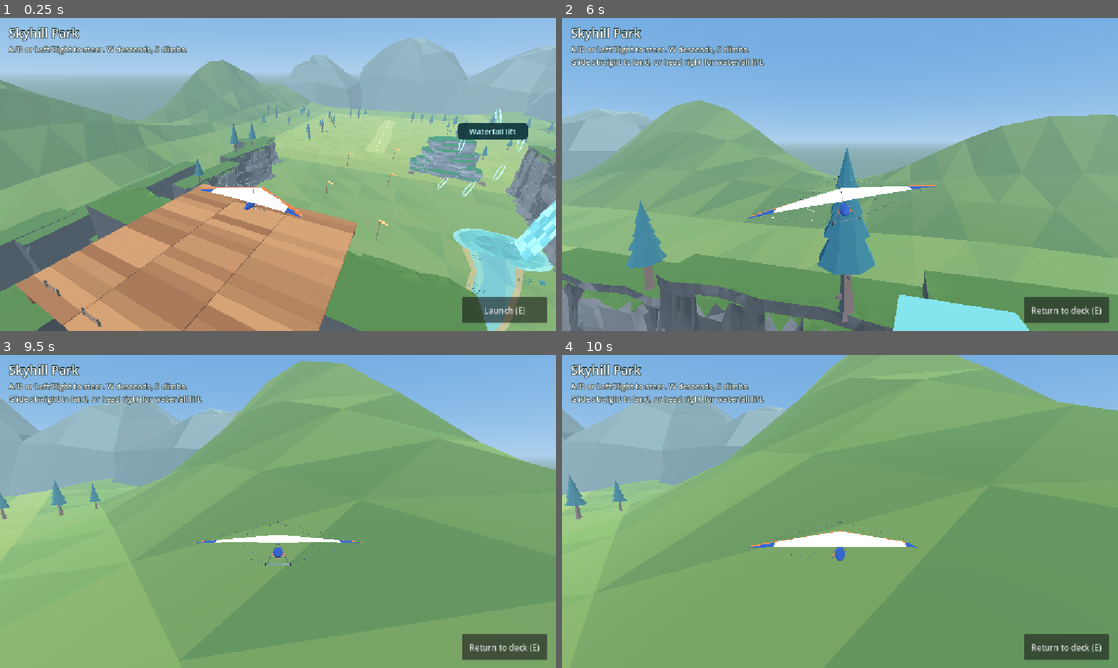
Above: before the commit, frames 1-4 (two rows, left to right).
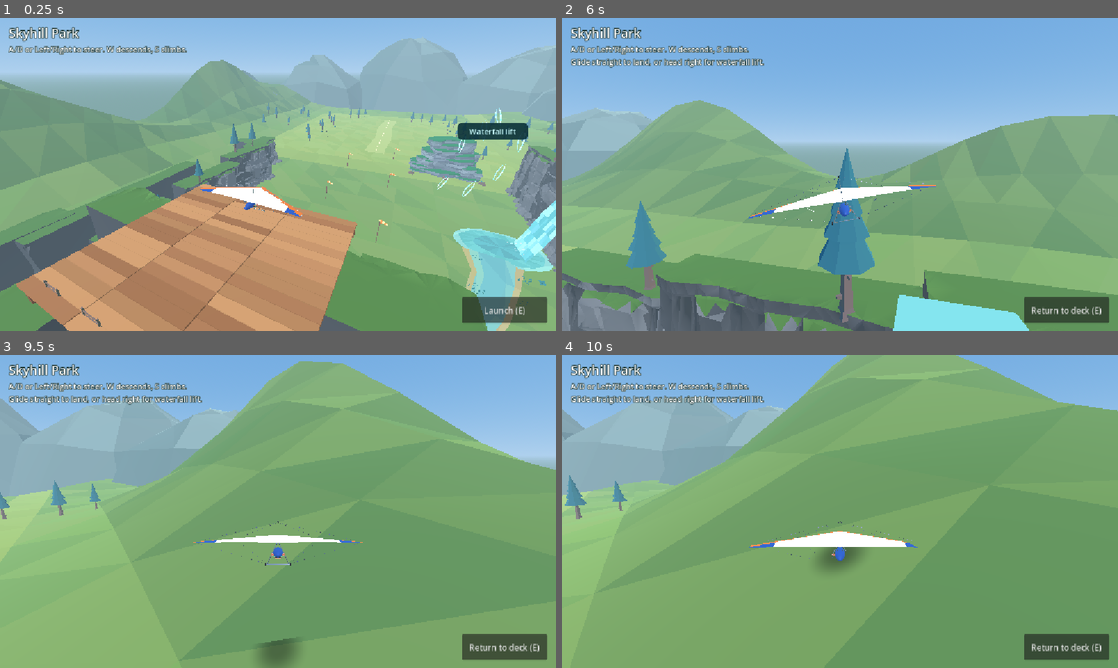
Above: after the commit, the same moments.

Repository: WillowbrookGame/willowbrook
Game: Godot game, scene res://game/skyhill/skyhill.tscn
Same seed, same stepped clock (60 frames per second), same inputs: the game is played once before the commit and once after it. This scene is started directly instead of the project's main scene.
Inputs (mouse positions are in pixels of both pictures, inside the frame that each line leads up to):
- Up to frame 1 (0.25 s): no input
- Up to frame 2 (6 s): click "Launch (E)" at 0.5 s; click "Return to deck (E)" at 1.25 s; click "Launch (E)" at 2 s; tap Enter at 2.75, 4.35 s; move the mouse to (962, 158) at 2.77 s; hold Right (ui_right) 2.78-3.5 s; tap R at 2.85, 4.55, 5.85 s; click (962, 158) at 2.92 s; tap Space at 3.02 s; drag from (728, 190) to (812, 237) at 3.52 s; move the mouse to (895, 105) at 4.27 s; hold Right (ui_right) 4.28-5 s; drag from (812, 237) to (673, 127) at 5.02 s; move the mouse to (1006, 221) at 5.77 s; hold Left (ui_left) from 5.78 s (still down)
- Up to frame 3 (9.5 s): tap Space at 6.02, 9.02 s; release Left (ui_left) at 6.5 s; drag from (111, 464) to (194, 433) at 6.52 s; move the mouse to (305, 511) at 7.27 s; hold Down (ui_down) 7.28-8 s; tap C at 7.35 s; click (305, 511) at 7.42 s; tap R at 7.55, 9.05 s; drag from (194, 433) to (166, 527) at 8.02 s; move the mouse to (400, 495) at 8.77 s; hold Up (ui_up) from 8.78 s (still down); tap M at 8.85 s
- Up to frame 4 (10 s): release Up (ui_up) at 9.5 s; drag from (728, 527) to (812, 574) at 9.52 s

Frames 1-2 are identical in both runs. In frame 3, 0.6% of the frame differs, in the area x 46-54%, y 90-100%; in frame 4, 0.4%.

Commit message:
Finish Skyhill standalone shadow and focus safety

Diff:
--- /dev/null
+++ b/game/skyhill/ground_shadow.gd
@@ -0,0 +1,50 @@
+extends MeshInstance3D
+## A soft landing cue that works with the Compatibility renderer without cast shadows.
+
+const MATERIAL_SHADER := preload("res://game/skyhill/ground_shadow.gdshader")
+const MAX_HEIGHT := 36.0
+const MIN_GROUND_UP := 0.66
+const SURFACE_OFFSET := 0.035
+
+@export var subject: Node3D
+@export_flags_3d_physics var ground_mask := 1
+var _material := ShaderMaterial.new()
+var _ray := PhysicsRayQueryParameters3D.new()
+
+func _ready() -> void:
+	# Sample the new glider pose after the flight controller steps.
+	process_physics_priority = 10
+	var plane := PlaneMesh.new()
+	plane.size = Vector2(2.0, 2.0)
+	mesh = plane
+	_material.shader = MATERIAL_SHADER
+	material_override = _material
+	cast_shadow = GeometryInstance3D.SHADOW_CASTING_SETTING_OFF
+	hide()
+
+func set_active(active: bool) -> void:
+	set_physics_process(active)
+	if not active:
+		hide()
+
+func _physics_process(_delta: float) -> void:
+	project_at(get_world_3d().direct_space_state, subject.global_position)
+
+func project_at(space: PhysicsDirectSpaceState3D, origin: Vector3) -> void:
+	_ray.from = origin
+	_ray.to = origin + Vector3.DOWN * MAX_HEIGHT
+	_ray.collision_mask = ground_mask
+	var hit := space.intersect_ray(_ray)
+	if hit.is_empty() or hit.normal.y < MIN_GROUND_UP:
+		hide()
+		return
+	var up: Vector3 = hit.normal.normalized()
+	var forward := Vector3.FORWARD.slide(up).normalized()
+	var right := forward.cross(up)
+	var height: float = origin.y - hit.position.y
+	var high := smoothstep(3.0, MAX_HEIGHT, height)
+	var size := lerpf(1.7, 2.8, high)
+	_material.set_shader_parameter("opacity", 0.46 * (1.0 - high))
+	global_transform = Transform3D(Basis(right, up, -forward).scaled(Vector3.ONE * size),
+		hit.position + up * SURFACE_OFFSET)
+	show()
--- /dev/null
+++ b/game/skyhill/ground_shadow.gdshader
@@ -0,0 +1,10 @@
+shader_type spatial;
+render_mode unshaded, cull_disabled, depth_draw_never, shadows_disabled, fog_disabled;
+
+uniform float opacity = 0.0;
+
+void fragment() {
+	float radius = length(UV * 2.0 - 1.0);
+	ALBEDO = vec3(0.09, 0.13, 0.10);
+	ALPHA = opacity * (1.0 - smoothstep(0.16, 1.0, radius));
+}
--- a/game/skyhill/skyhill.gd
+++ b/game/skyhill/skyhill.gd
@@ -10,6 +10,7 @@
 const COURSE_MASK := 1
 const POLE_MASK := 2
 const WING_OFFSET := Vector3(0.0, 0.65, 0.75)
+const FLIGHT_KEYS := [KEY_A, KEY_D, KEY_LEFT, KEY_RIGHT, KEY_W, KEY_S, KEY_UP, KEY_DOWN]
 const CLIMB_ABOVE_LAUNCH := 4.0
 const KEY_HINT := "A/D or Left/Right to steer. W descends, S climbs."
 const TOUCH_HINT := "Drag left/right to steer, up to descend, down to climb."
@@ -46,6 +47,15 @@
 var _pole_wing := BoxShape3D.new()
 var _pole_query := PhysicsShapeQueryParameters3D.new()
 
+var _flight_keys := {}
+var _app_unfocused := false
+var _tab_hidden := false
+var _paused := false
+var _pause_prompt := ""
+var _pause_action := ""
+var _document: JavaScriptObject
+var _visibility_callback: JavaScriptObject
+
 func _ready() -> void:
 	var rider := AVATARS.instantiate(AVATARS.DEFAULT)
 	$Glider/RiderAnchor.add_child(rider)
@@ -60,6 +70,23 @@
 	_pole_query.collision_mask = POLE_MASK
 	_on_deck()
 
+	if OS.has_feature("web"):
+		_document = JavaScriptBridge.get_interface("document")
+		if _document != null:
+			_visibility_callback = JavaScriptBridge.create_callback(_visibility_changed)
+			_document.addEventListener("visibilitychange", _visibility_callback)
+			_visibility_changed([])
+
+func _exit_tree() -> void:
+	if _document != null and _visibility_callback != null:
+		_document.removeEventListener("visibilitychange", _visibility_callback)
+	_visibility_callback = null
+	_document = null
+
+func _visibility_changed(_arguments: Array) -> void:
+	_tab_hidden = bool(_document.hidden)
+	_update_suspension()
+
 func _unhandled_key_input(event: InputEvent) -> void:
 	if event is InputEventKey and event.pressed and not event.echo and event.physical_keycode == KEY_E:
 		_action()
@@ -67,10 +94,37 @@
 
 func _notification(what: int) -> void:
 	if what == NOTIFICATION_APPLICATION_FOCUS_OUT:
+		_app_unfocused = true
+		_update_suspension()
+	elif what == NOTIFICATION_APPLICATION_FOCUS_IN:
+		_app_unfocused = false
+		_update_suspension()
+
+func _update_suspension() -> void:
+	if not is_node_ready():
+		return
+	var unavailable := _app_unfocused or _tab_hidden
+	if unavailable:
+		_flight_keys.clear()
 		_clear_stick()
+		if not _paused and state in [State.FLYING, State.LANDING, State.CRASHED]:
+			_paused = true
+			_pause_prompt = prompt.text
+			_pause_action = action.text
+			_cue.stop()
+			guide.hide()
+			stick.hide()
+			prompt.text = "Flight paused. Resume when you are ready."
+			action.text = "Resume" if _touch_seen else "Resume (E)"
+	action.disabled = unavailable
 
 func _input(event: InputEvent) -> void:
-	if state != State.FLYING:
+	if event is InputEventKey and event.physical_keycode in FLIGHT_KEYS:
+		if not event.pressed:
+			_flight_keys.erase(event.physical_keycode)
+		elif not event.echo and not _paused and not _app_unfocused and not _tab_hidden and state == State.FLYING:
+			_flight_keys[event.physical_keycode] = true
+	if _paused or _app_unfocused or _tab_hidden or state != State.FLYING:
 		return
 	if event is InputEventScreenTouch and event.pressed and not _touch_seen:
 		_touch_seen = true
@@ -108,6 +162,14 @@
 		knob.position = _knob_center()
 
 func _action() -> void:
+	if _app_unfocused or _tab_hidden:
+		return
+	if _paused:
+		_paused = false
+		prompt.text = _pause_prompt
+		action.text = _pause_action
+		stick.visible = _touch_seen and state == State.FLYING
+		return
 	match state:
 		State.DECK: _launch()
 		State.FLYING, State.LANDING, State.MEADOW, State.CRASHED: _on_deck()
@@ -175,6 +237,8 @@
 	glider.rotation = _crash_rotation + Vector3(-0.28 * tip + wobble, 0.0, _crash_side * (1.0 * tip + wobble))
 
 func _set_hud(label_text: String, button_text: String) -> void:
+	$GroundShadow.set_active(state != State.DECK)
+	_flight_keys.clear()
 	_clear_stick()
 	_was_in_lift = false
 	prompt.text = label_text
@@ -193,16 +257,20 @@
 	return absf(local.x) <= landing_bounds.size.x * 0.5 and absf(local.z) <= landing_bounds.size.z * 0.5
 
 func _physics_process(delta: float) -> void:
+	if _paused or _app_unfocused or _tab_hidden:
+		return
 	if state == State.CRASHED:
 		_step_crash(delta)
 		return
 	if state != State.FLYING and state != State.LANDING:
 		return
-	var keys := float(Input.is_physical_key_pressed(KEY_D) or Input.is_physical_key_pressed(KEY_RIGHT)) - float(Input.is_physical_key_pressed(KEY_A) or Input.is_physical_key_pressed(KEY_LEFT))
-	var pitch_keys := float(Input.is_physical_key_pressed(KEY_S) or Input.is_physical_key_pressed(KEY_DOWN)) - float(Input.is_physical_key_pressed(KEY_W) or Input.is_physical_key_pressed(KEY_UP))
+	var keys := float(_flight_keys.has(KEY_D) or _flight_keys.has(KEY_RIGHT)) - float(_flight_keys.has(KEY_A) or _flight_keys.has(KEY_LEFT))
+	var pitch_keys := float(_flight_keys.has(KEY_S) or _flight_keys.has(KEY_DOWN)) - float(_flight_keys.has(KEY_W) or _flight_keys.has(KEY_UP))
 	step_flight(delta, touch_steer if touch_index >= 0 else keys, touch_pitch if touch_index >= 0 else pitch_keys)
 
 func step_flight(delta: float, steer: float, pitch_input := 0.0) -> void:
+	if _paused or _app_unfocused or _tab_hidden:
+		return
 	if state == State.LANDING:
 		var stopped: bool = flight.advance_runout(delta)
 		_glider_pose()
@@ -271,6 +339,8 @@
 	return 1.0 if not space.intersect_shape(_pole_query, 1).is_empty() else -1.0
 
 func _process(delta: float) -> void:
+	if _paused or _app_unfocused or _tab_hidden:
+		return
 	_elapsed += delta
 	var ribbons := $Scenery/UpdraftRibbons
 	ribbons.position = lift_zone.position
--- a/game/skyhill/skyhill.tscn
+++ b/game/skyhill/skyhill.tscn
@@ -1,6 +1,7 @@
 [gd_scene format=3]
 
 [ext_resource type="Script" path="res://game/skyhill/skyhill.gd" id="logic"]
+[ext_resource type="Script" path="res://game/skyhill/ground_shadow.gd" id="ground_shadow"]
 [ext_resource type="PackedScene" path="res://game/skyhill/art/hang-glider.glb" id="glider"]
 [ext_resource type="PackedScene" path="res://game/skyhill/art/tree_pineDefaultA.glb" id="pine"]
 [ext_resource type="PackedScene" path="res://game/skyhill/art/rock_smallB.glb" id="rock"]
@@ -734,6 +735,11 @@
 position = Vector3(0, -0.27, -0.20)
 rotation_degrees = Vector3(-60, 180, 0)
 scale = Vector3(0.92, 0.92, 0.92)
+
+[node name="GroundShadow" type="MeshInstance3D" parent="." node_paths=PackedStringArray("subject")]
+visible = false
+script = ExtResource("ground_shadow")
+subject = NodePath("../Glider")
 
 [node name="Camera3D" type="Camera3D" parent="."]
 position = Vector3(0, 28.4, 23.3)
--- a/game/skyhill/test_skyhill_flight.gd
+++ b/game/skyhill/test_skyhill_flight.gd
@@ -155,6 +155,79 @@
 	check(not level.camera.is_position_behind(level.flight.position), "The closer flight camera should still see the rider")
 	level._on_deck()
 
+func check_focus_suspension(level: Node3D) -> void:
+	level._launch()
+	keyboard_event(KEY_W, true)
+	level._physics_process(FRAME)
+	check(level.flight.pitch < 0.0, "Fresh pitch key must affect flight")
+	level._notification(NOTIFICATION_APPLICATION_FOCUS_OUT)
+	var before: Vector3 = level.flight.position
+	level._physics_process(2.0)
+	level._action()
+	check(level._paused and level.flight.position == before, "Hidden flight must freeze and reject resume")
+	level._notification(NOTIFICATION_APPLICATION_FOCUS_IN)
+	level._physics_process(2.0)
+	check(level._paused and level.flight.position == before, "Returning focus must not auto-resume")
+	level._action()
+	var echo_event := InputEventKey.new()
+	echo_event.physical_keycode = KEY_W
+	echo_event.pressed = true
+	echo_event.echo = true
+	level._input(echo_event)
+	var pitch: float = level.flight.pitch
+	level._physics_process(FRAME)
+	check(not level._paused and absf(level.flight.pitch) < absf(pitch), "Held or echoed input must not control resumed flight")
+	keyboard_event(KEY_W, false)
+	keyboard_event(KEY_W, true)
+	pitch = level.flight.pitch
+	level._physics_process(FRAME)
+	check(level.flight.pitch < pitch, "A new press after resume must work")
+	keyboard_event(KEY_W, false)
+	level._action()
+	for state in [level.State.LANDING, level.State.CRASHED]:
+		level._launch()
+		if state == level.State.LANDING:
+			level._land(level.meadow.global_position)
+		else:
+			level._crash(level.flight.position, "Test crash")
+		level._tab_hidden = true
+		level._update_suspension()
+		var elapsed: float = level.flight.runout_elapsed if state == level.State.LANDING else level._crash_elapsed
+		level._physics_process(3.0)
+		check(level.state == state and elapsed == (level.flight.runout_elapsed if state == level.State.LANDING else level._crash_elapsed), "Hidden landing and crash timers must not advance")
+		level._tab_hidden = false
+		level._update_suspension()
+		level._action()
+		level._physics_process(3.0)
+		check(level.state == (level.State.MEADOW if state == level.State.LANDING else level.State.DECK), "Resuming must finish the landing or crash")
+		level._on_deck()
+
+
+func check_ground_shadow(level: Node3D) -> void:
+	var shadow := level.get_node("GroundShadow") as MeshInstance3D
+	var space := level.get_world_3d().direct_space_state
+	var material := shadow.material_override as ShaderMaterial
+	check(not shadow.visible, "Shadow should start hidden on the deck")
+	var meadow: Vector3 = level.meadow.global_position
+	shadow.project_at(space, meadow + Vector3.UP * 26.0)
+	var high_opacity: float = material.get_shader_parameter("opacity")
+	shadow.project_at(space, meadow + Vector3.UP * 2.0)
+	var low_opacity: float = material.get_shader_parameter("opacity")
+	check(shadow.visible and shadow.global_position.is_equal_approx(meadow + Vector3.UP * 0.035), "Shadow should sit just above the meadow beneath the glider")
+	check(low_opacity > high_opacity and high_opacity > 0.0, "Shadow should strengthen near the ground")
+	var slope_start := Vector3(75, 21, -130)
+	var slope := space.intersect_ray(PhysicsRayQueryParameters3D.create(slope_start, slope_start + Vector3.DOWN * 36, level.COURSE_MASK))
+	shadow.project_at(space, slope_start)
+	check(not slope.is_empty() and shadow.visible and shadow.global_basis.y.normalized().is_equal_approx(slope.normal.normalized()), "Shadow should follow the actual sloped terrain")
+	var pole := level.get_node("Scenery/RouteWindsocks/Windsock1") as Node3D
+	var over_pole := pole.global_position + Vector3.UP * 9
+	var pole_hit := space.intersect_ray(PhysicsRayQueryParameters3D.create(over_pole, over_pole + Vector3.DOWN * 36, level.POLE_MASK))
+	shadow.project_at(space, over_pole)
+	check(not pole_hit.is_empty() and shadow.visible and shadow.global_position.y < pole_hit.position.y - 2, "Shadow must go past the windsock pole to the ground")
+	shadow.project_at(space, Vector3(500, 25, 500))
+	check(not shadow.visible, "Don't draw a shadow when there is no ground")
+	level._on_deck()
+
 func _run() -> void:
 	var level := SKYHILL.instantiate()
 	root.add_child(level)
@@ -180,7 +253,9 @@
 	var launch: Vector3 = level.launch.global_position
 	check(level.flight.position.is_equal_approx(launch), "Authored launch placement was ignored")
 	check_pitch_controls(level)
+	check_focus_suspension(level)
 	check_camera(level)
+	check_ground_shadow(level)
 	check_windsocks(level)
 	if not wall.is_empty():
 		check_crashes(level, wall.position)
Not shown, changed: game/skyhill/EDITING.md
